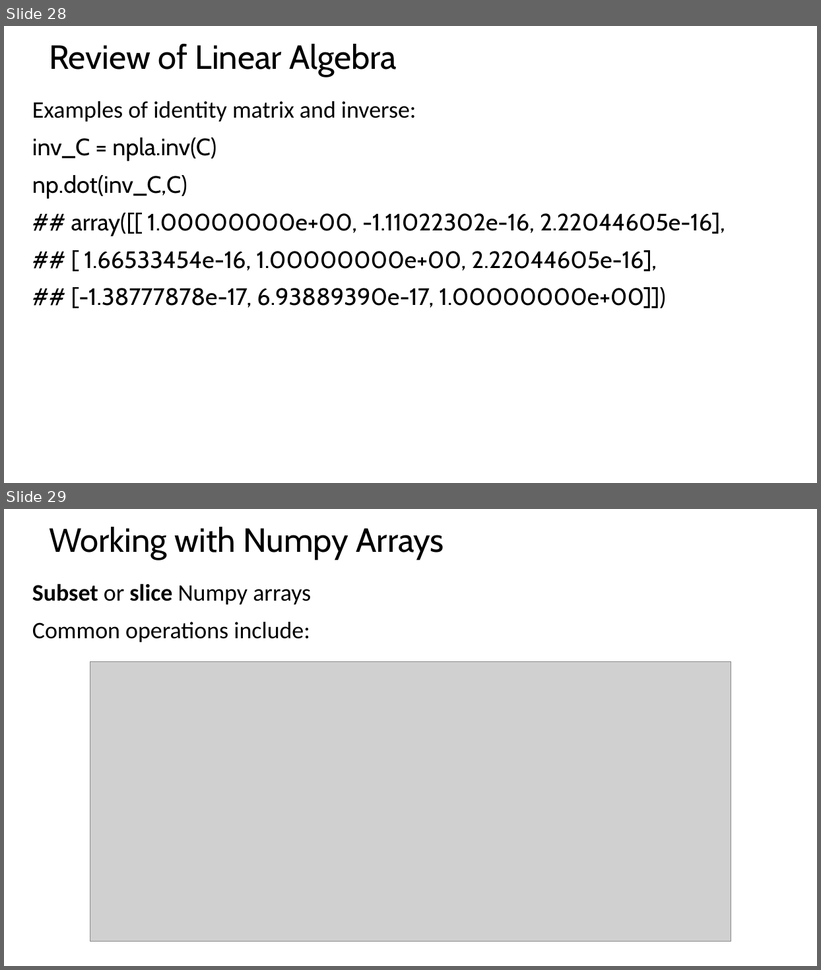
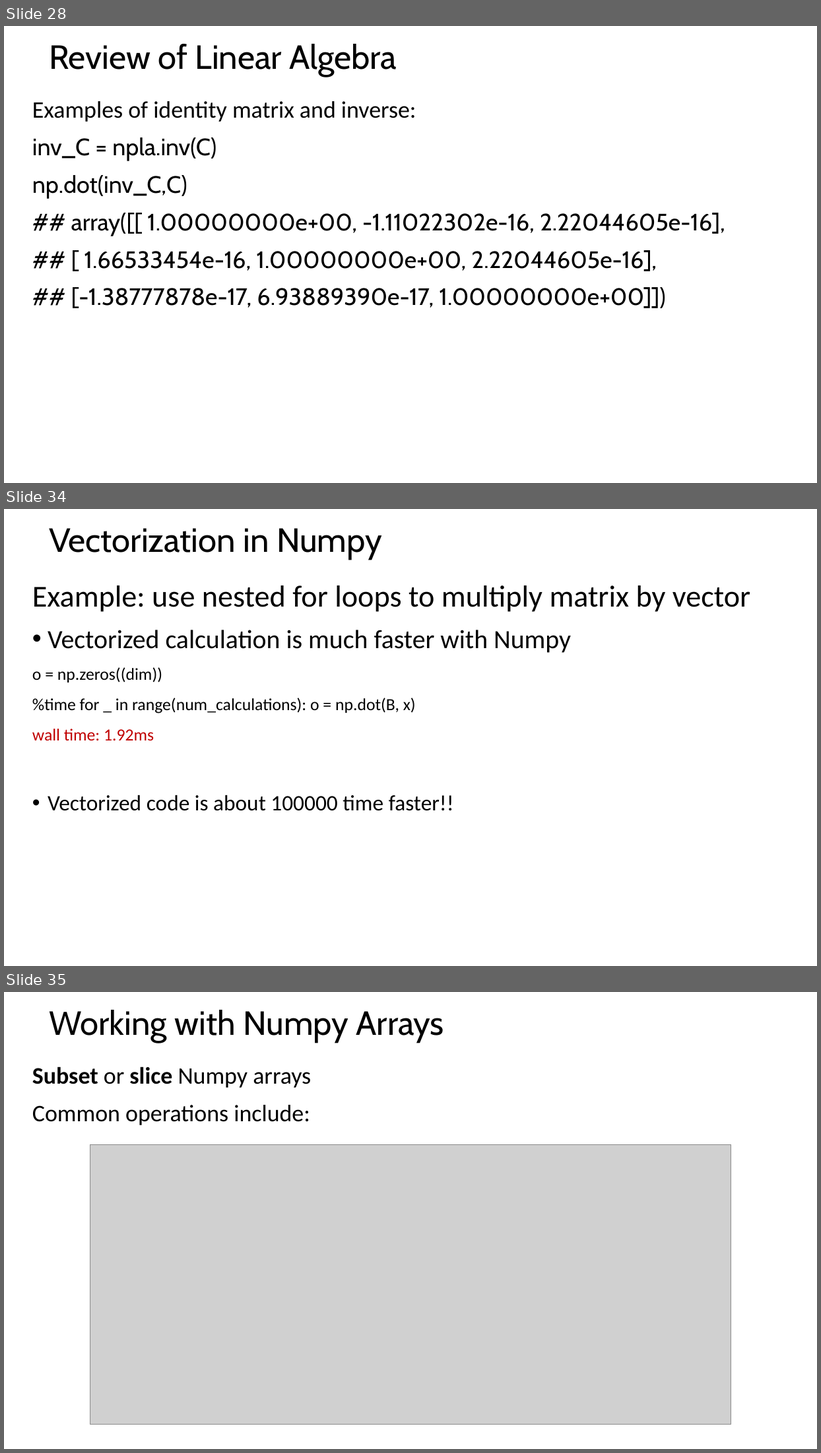
Before and after one commit to StephenElston/CSCI-E-108, a slide deck: SupplementaryMaterials/ReviewOfLinearAlgebra.pptx. Shown one above the other, each under a label of ours: slides 28 and 29 before the commit, slides 28, 34 and 35 after it; the slides between them are not shown. The pictures are 821x970 and 821x1453 pixels, drawn with LibreOffice and Linux fonts; fonts in the diff are those of the drawing; grey boxes stand for pictures. Boxes give left, top, right and bottom in pixels: in the first picture for what was removed or moved away, otherwise in the second. Text is boxed around its words. In the diff, an @@ line names an element or a change of style, - is before the commit and + after.

```diff
--- a/SupplementaryMaterials/ReviewOfLinearAlgebra.pptx
+++ b/SupplementaryMaterials/ReviewOfLinearAlgebra.pptx
@@ slide 34 added at bbox=[4, 509, 817, 966], background #FFFFFF @@
@@ title added at bbox=[49, 528, 382, 560], 39.6 pt, text #000000 @@
+Vectorization in Numpy
@@ text added at bbox=[32, 586, 750, 811], 20 pt, text #000000 @@
+Example: use nested for loops to multiply matrix by vector
+• Vectorized calculation is much faster with Numpy
+o = np.zeros((dim))
+%time for _ in range(num_calculations): o = np.dot(B, x)
+wall time: 1.92ms
+• Vectorized code is about 100000 time faster!!
@@ what was slide 29 is now slide 35 @@
```
Also in this commit, not shown: 1 slide changed, 5 other slides added.
